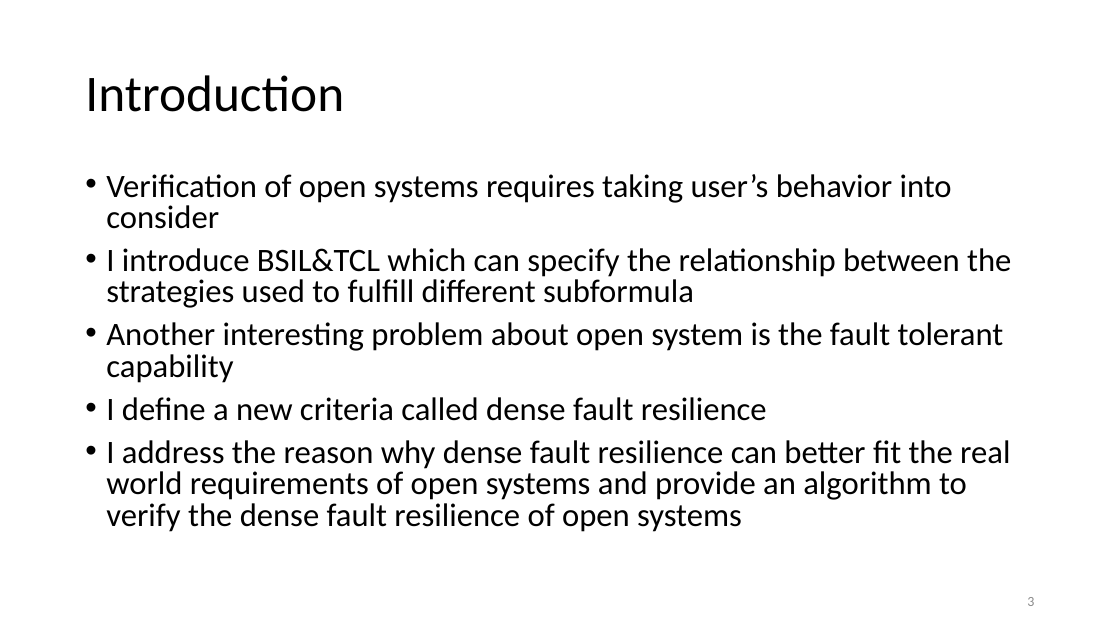
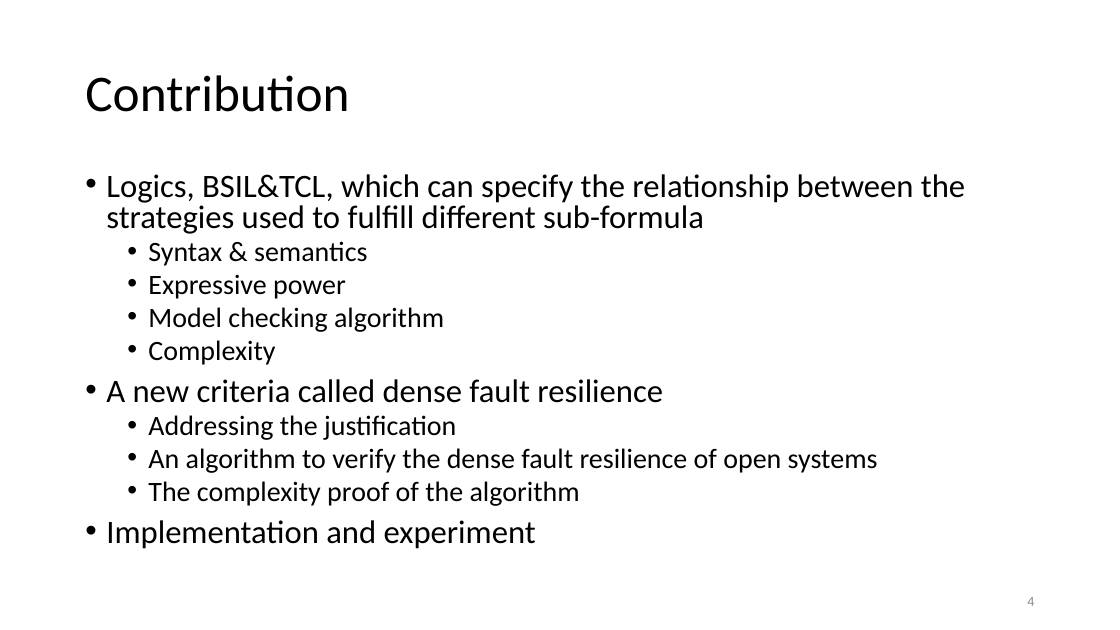
Before and after one commit to yyergg/graduate, a slide deck: slide 4 of def.pptx (slide 3 before the commit). Drawn at 1120x630 pixels with LibreOffice and Linux fonts; fonts in the diff are those of the drawing. Boxes give left, top, right and bottom in pixels: in the first picture for what was removed or moved away, otherwise in the second. Text is boxed around its words. In the diff, an @@ line names an element or a change of style, - is before the commit and + after.

```diff
--- a/def.pptx
+++ b/def.pptx
@@ title at <box>85,75,349,112</box>: text changed @@
-Introduction
+Contribution
@@ text at <box>106,174,965,549</box>: text changed; size 28 to 24 pt @@
-• Verification of open systems requires taking user’s behavior into consider
-• I introduce BSIL&TCL which can specify the relationship between the strategies used to fulfill different subformula
-• Another interesting problem about open system is the fault tolerant capability
-• I define a new criteria called dense fault resilience
-• I address the reason why dense fault resilience can better fit the real world requirements of open systems and provide an algorithm to verify the dense fault resilience of open systems
+• Logics, BSIL&TCL, which can specify the relationship between the strategies used to fulfill different sub-formula
+  • Syntax & semantics
+  • Expressive power
+  • Model checking algorithm
+  • Complexity
+• A new criteria called dense fault resilience
+  • Addressing the justification
+  • An algorithm to verify the dense fault resilience of open systems
+  • The complexity proof of the algorithm
+• Implementation and experiment
@@ page number at <box>1027,597,1034,606</box>: text changed @@
-3
+4
```
Also in this commit, not shown: 19 other slides changed, 5 slides added, 26 other files.
